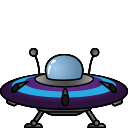
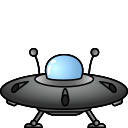
Revision of a layered 128 × 128 image; what changed, layer by layer:
hid "UFLO" over [0,48,128,128]
painted on "UFLO Base" over [1,74,127,110]
